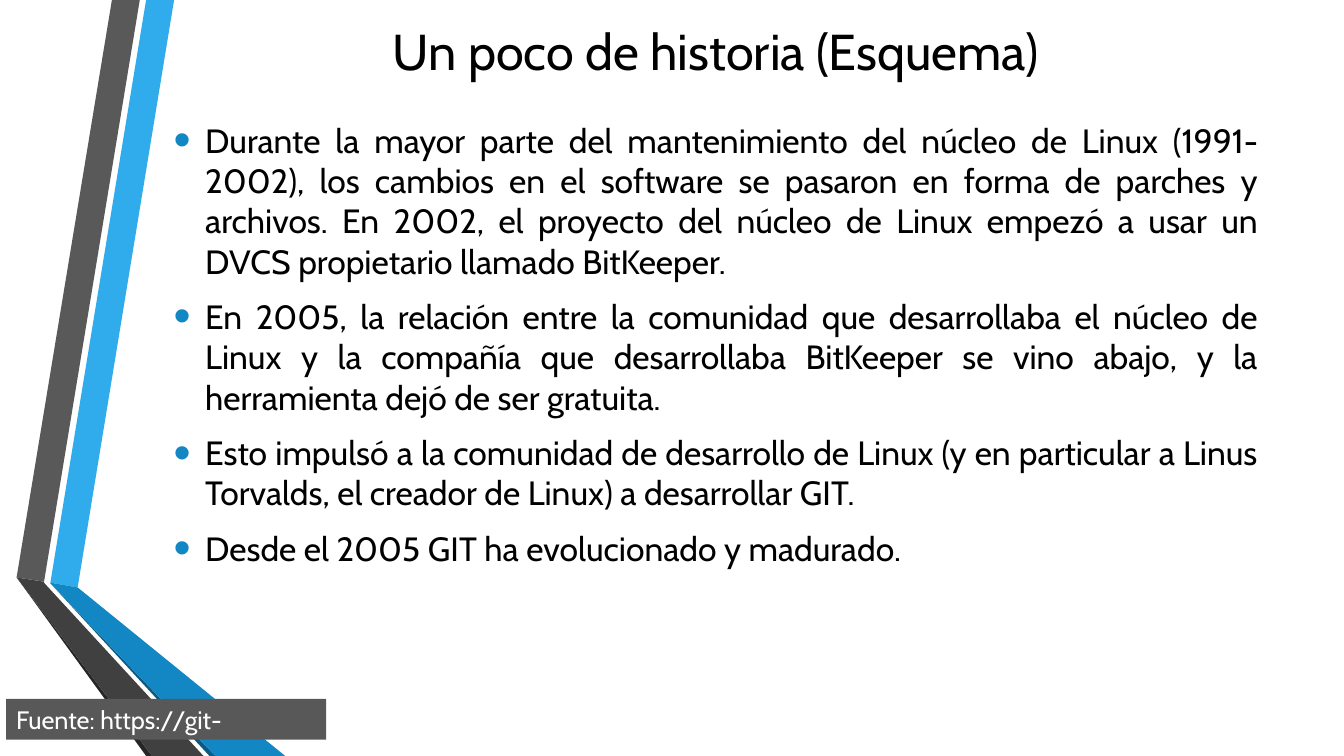
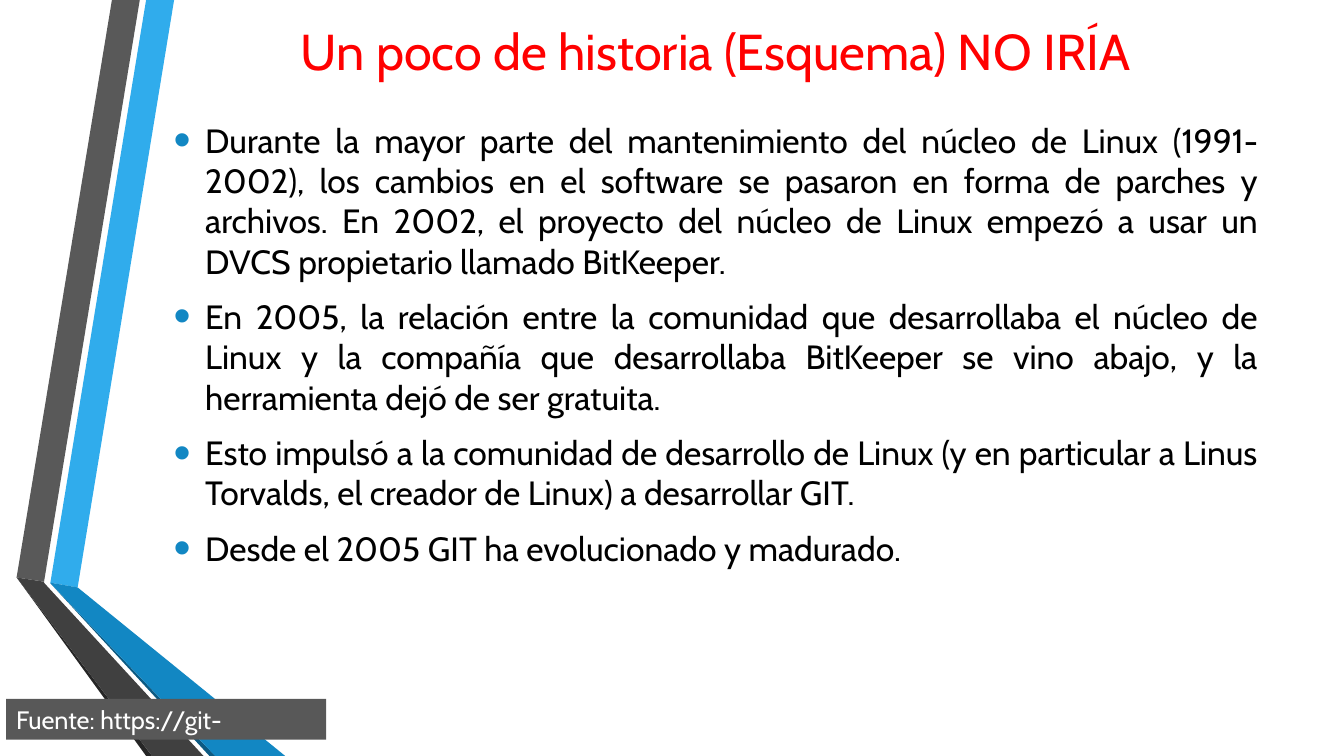
Before and after one commit to campus-digital/tutorialgit, a slide deck: slide 5 of documentos/Presentación3.pptx (slide 4 before the commit). Drawn at 1344x756 pixels with LibreOffice and Linux fonts; fonts in the diff are those of the drawing; background and template pictures are left out. Boxes give left, top, right and bottom in pixels: in the first picture for what was removed or moved away, otherwise in the second. Text is boxed around its words. In the diff, an @@ line names an element or a change of style, - is before the commit and + after.

```diff
--- a/documentos/Presentación3.pptx
+++ b/documentos/Presentación3.pptx
@@ title at [301,28,1130,81]: text changed; text colour #000000 to #FF0000 @@
-Un poco de historia (Esquema)
+Un poco de historia (Esquema) NO IRÍA
```
Also in this commit, not shown: 7 other slides changed, 5 slides added.
